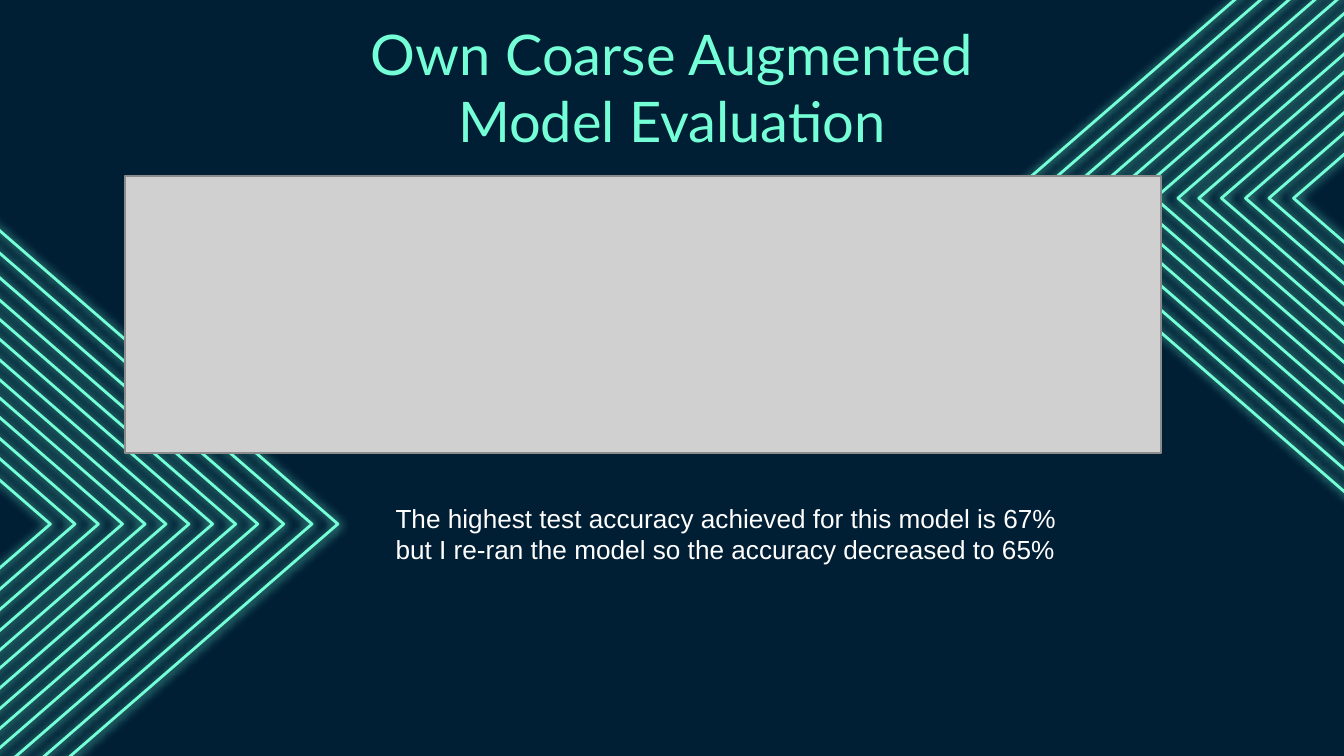
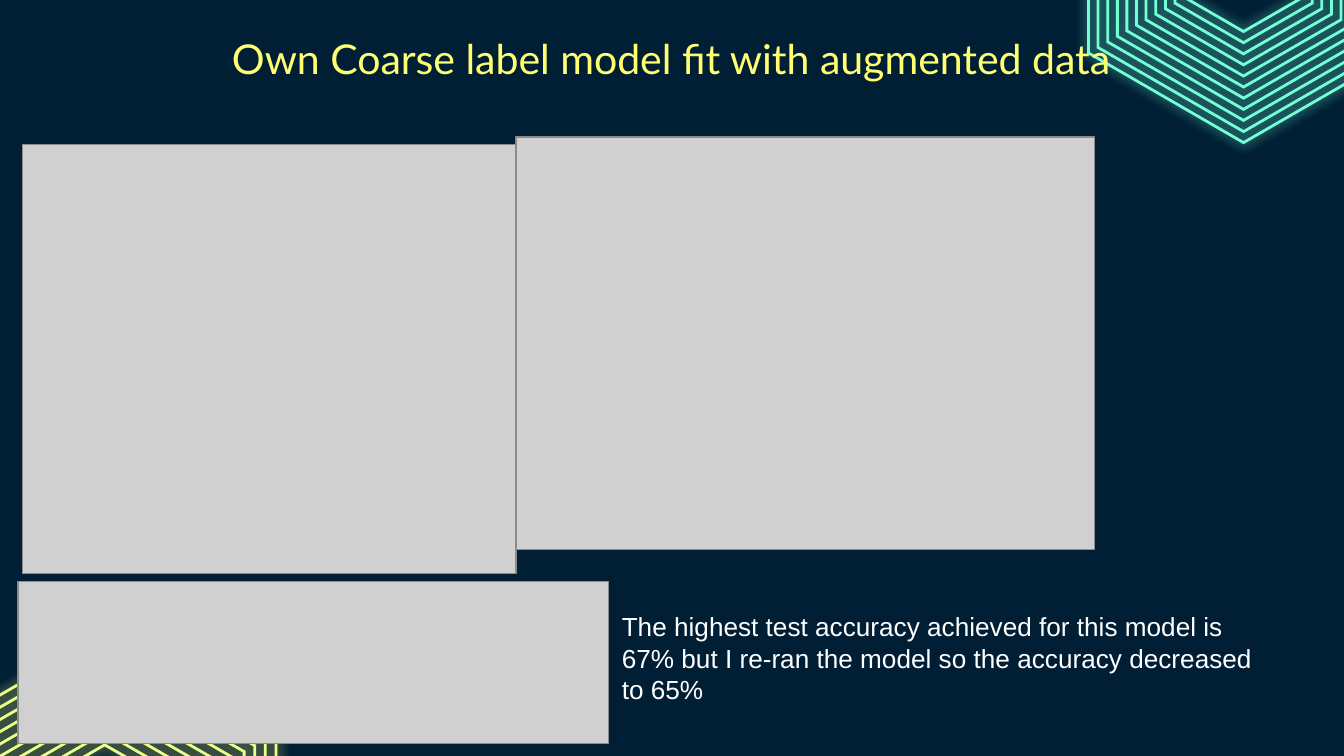
Before and after one commit to Amirrahman19/DeepLearning, a slide deck: slide 11 of CA1/PartB/Cifar100.pptx (slide 21 before the commit). Drawn at 1344x756 pixels with LibreOffice and Linux fonts; fonts in the diff are those of the drawing; grey boxes stand for pictures. Boxes give left, top, right and bottom in pixels: in the first picture for what was removed or moved away, otherwise in the second. Text is boxed around its words. In the diff, an @@ line names an element or a change of style, - is before the commit and + after.

```diff
--- a/CA1/PartB/Cifar100.pptx
+++ b/CA1/PartB/Cifar100.pptx
@@ shadow changed; rotation 90 to 0 degrees; outline redrawn in 4 elements at (1089, 0, 1344, 144), (1098, 0, 1344, 132), (1107, 0, 1344, 121), (1117, 0, 1344, 109) @@
@@ group added at (1126, 0, 1344, 99): 7 freeform shapes @@
@@ group removed at (1006, 0, 1344, 529): 9 freeform shapes @@
@@ title at (232, 38, 1110, 82): text changed; size 30 to 22 pt; text colour #75FFD7 to #FFFF70 @@
-Own Coarse Augmented Model Evaluation
+Own Coarse label model fit with augmented data
@@ picture added at (23, 145, 516, 574) @@
@@ picture added at (516, 137, 1094, 550) @@
@@ group removed at (0, 193, 338, 756): 13 freeform shapes @@
@@ picture: place and size @@
-picture at (125, 176, 1161, 453)
+picture at (17, 582, 607, 745)
@@ text "The highest test accuracy achieved ..." rewrapped from (396, 509, 1055, 565) to (622, 617, 1251, 700) @@
@@ group added at (0, 634, 277, 756): 10 freeform shapes @@
```
Also in this commit, not shown: 4 other slides changed, 1 slide added, 14 slides removed, 2 other files.
